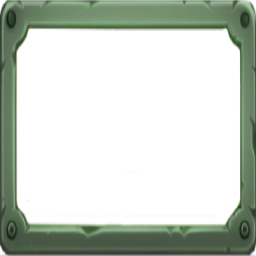
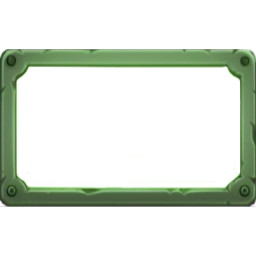
Layers edited between the first and the second 256×256 image:
painted on "Background" over [left=0, top=0, right=256, bottom=256]
